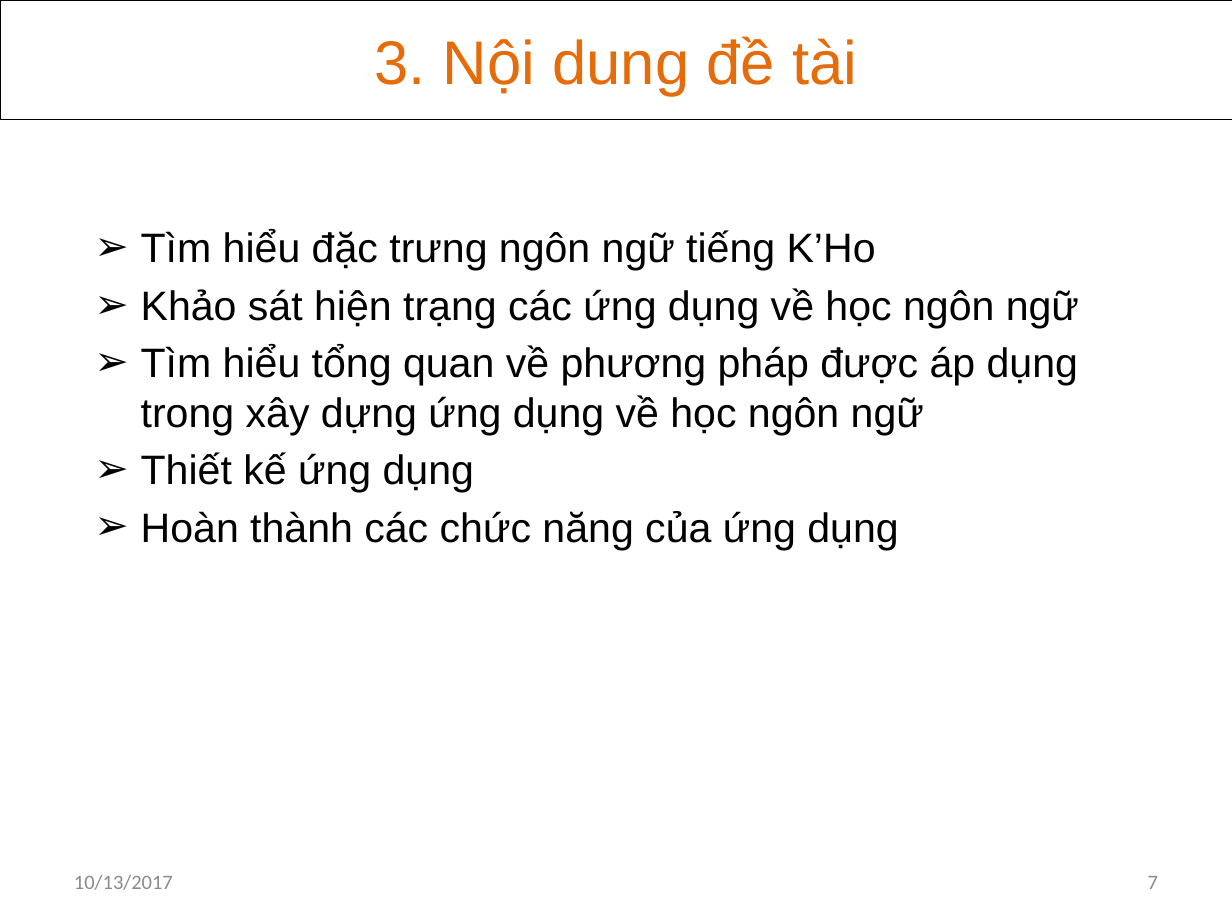
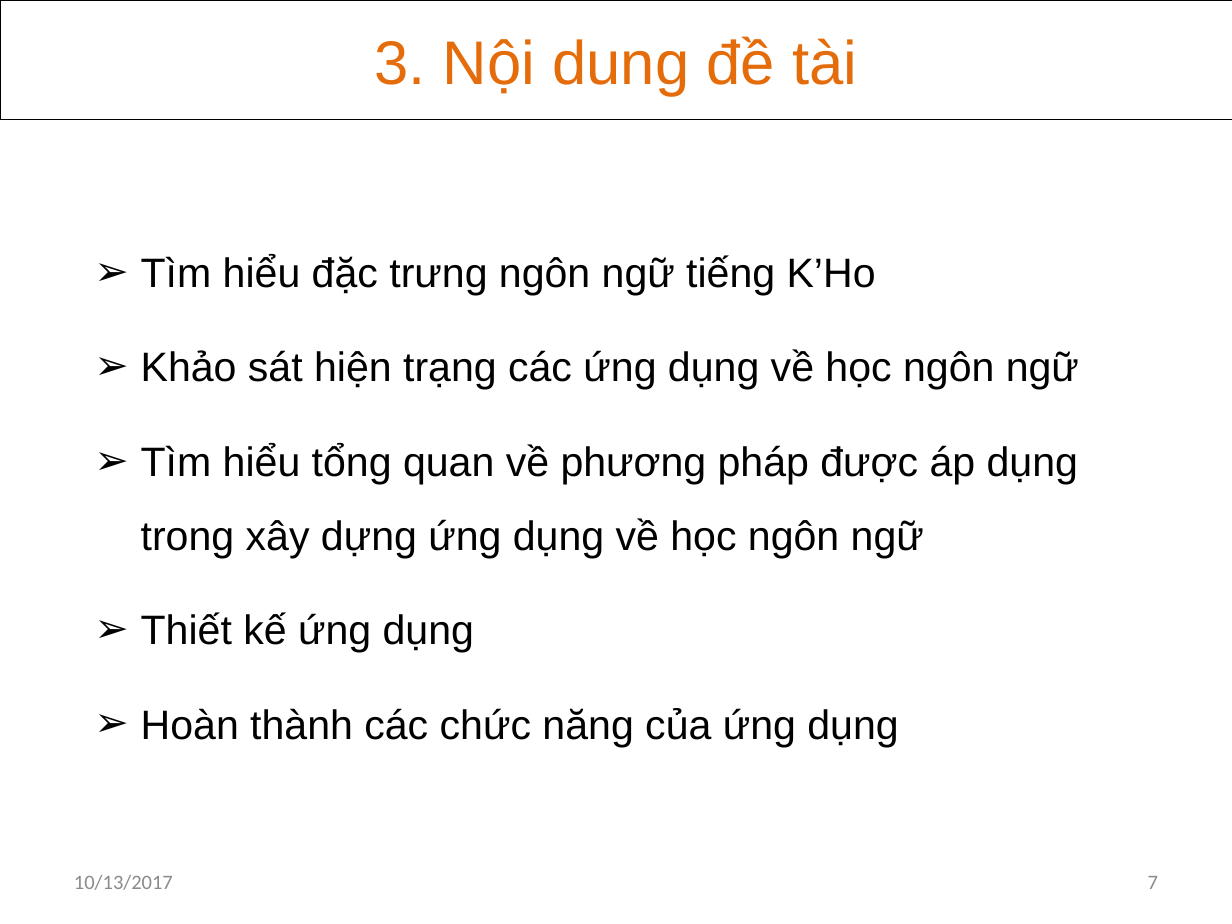
Before and after one commit to khanhvinhit/Do-An, a slide deck: slide 7 of THESIS/DACN_UD_Hoc_KHo_CTK37_BaoCao_D3.pptx. Drawn at 1232x924 pixels with LibreOffice and Linux fonts; fonts in the diff are those of the drawing. Boxes give left, top, right and bottom in pixels: in the first picture for what was removed or moved away, otherwise in the second. Text is boxed around its words. In the diff, an @@ line names an element or a change of style, - is before the commit and + after.

```diff
--- a/THESIS/DACN_UD_Hoc_KHo_CTK37_BaoCao_D3.pptx
+++ b/THESIS/DACN_UD_Hoc_KHo_CTK37_BaoCao_D3.pptx
@@ subtitle "Tìm hiểu đặc trưng ngôn ..." at bbox=[141, 254, 1079, 747]: line spacing 1 to 1.5; more space between paragraphs @@
```
Also in this commit, not shown: 6 other slides changed, 1 slide removed.
